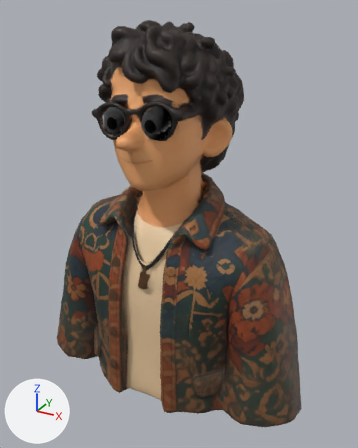
Two versions of the glTF model resume/models/me.glb, one commit apart.
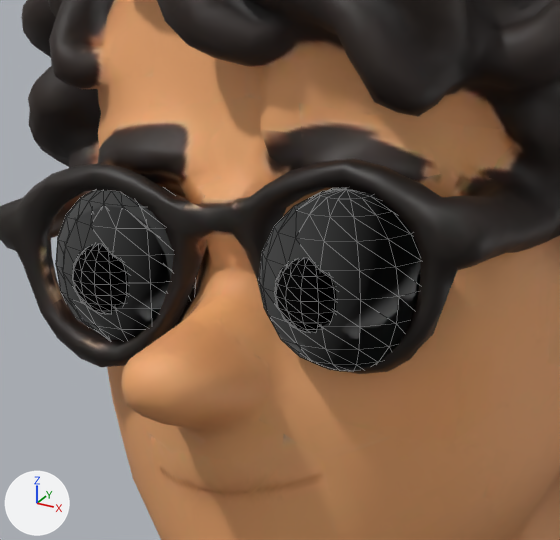
Each version appears first whole from a 50 mm camera at (1.232, -2.126, 1.062) aimed at (0.051, 0.022, -0.012), and next in a close-up on the part from 26% to 55% of the width and 16% to 38% of the height. The axes (+X, +Y, +Z) are drawn at lower left. The lights are the same throughout. The older version's two pictures come first. The close-ups show mesh edges as thin lines. Vertices at exactly the same position are counted once.

The first close-up shows 'Mesh_0', 'eye1', 'eye1-pupil', 'eye2', 'eye2-pupil', 'plateL', 'plateR'.
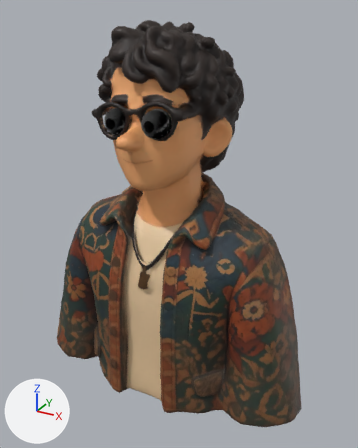
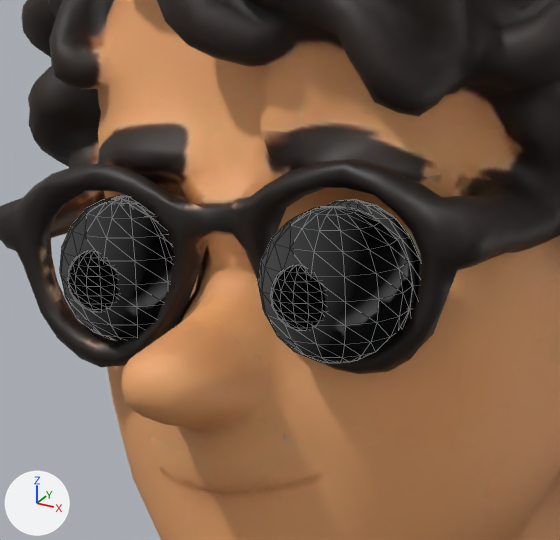
Where the change shows, as pixel boxes (x1, y1, x2, y2) in the close-ups (560 x 540 px; the box of a moved part takes in the faces that stretch with it):
'eye2', moved, rescaled: before (259, 189, 420, 371); after (258, 206, 412, 363)
'eye1', moved, rescaled: before (62, 188, 171, 340); after (60, 196, 174, 340)
'eye2-pupil', moved, rescaled (10% narrower, 11% shorter): before (274, 259, 336, 332); after (270, 266, 326, 331)
'eye1-pupil', moved, rescaled (11% narrower, 11% shorter): before (72, 245, 128, 314); after (68, 251, 118, 312)
'plateL', rescaled (mostly hidden afterwards): before (56, 191, 195, 338); after (81, 198, 173, 251)
'plateR', rescaled (mostly hidden before): before (330, 188, 347, 190); after (327, 200, 420, 328)
part 2 of me_pupil, moved or reshaped: before (72, 245, 336, 332); after (68, 251, 326, 331)
part 4 of me_whiteplate, moved or reshaped (mostly hidden): before (56, 188, 347, 338); after (81, 198, 420, 328)

What changed in the scene script:
```text
Change me_eye1:
    used by ob_eye1; location = (-0.131, -0.22, 0.57)
    remove me_eye1.from_pydata(...)  # 151 vertices, 266 faces; spans x -0.0735..0.0735, y -0.0717..0.0717, z -0.0735..0.0735
    add me_eye1.from_pydata(...)  # 151 vertices, 266 faces; spans x -0.063..0.063, y -0.0614..0.0614, z -0.063..0.063
    me_eye1 part 1: the whole mesh is scaled about its middle by 0.857
Change me_pupil:
    used by ob_eye1_pupil; parent = ob_eye1; location = (0.0, -0.054, 0.0)
    remove me_pupil.from_pydata(...)  # 151 vertices, 266 faces; spans x -0.0315..0.0315, y -0.0307..0.0307, z -0.0315..0.0315
    add me_pupil.from_pydata(...)  # 151 vertices, 266 faces; spans x -0.027..0.027, y -0.0263..0.0263, z -0.027..0.027
    me_pupil part 2: the whole mesh is scaled about its middle by 0.857
Change me_eye2:
    used by ob_eye2; location = (0.103, -0.265, 0.59)
    remove me_eye2.from_pydata(...)  # 151 vertices, 266 faces; spans x -0.0735..0.0735, y -0.0717..0.0717, z -0.0735..0.0735
    add me_eye2.from_pydata(...)  # 151 vertices, 266 faces; spans x -0.063..0.063, y -0.0614..0.0614, z -0.063..0.063
    me_eye2 part 3: the whole mesh is scaled about its middle by 0.857
Change me_whiteplate:
    used by ob_platel; location = (-0.131, -0.25, 0.57); scale = (1.0, 0.3, 1.0)
    remove me_whiteplate.from_pydata(...)  # 151 vertices, 266 faces; spans x -0.0735..0.0735, y -0.0717..0.0717, z -0.0735..0.0735
    add me_whiteplate.from_pydata(...)  # 151 vertices, 266 faces; spans x -0.063..0.063, y -0.0614..0.0614, z -0.063..0.063
    me_whiteplate part 4: the whole mesh is scaled about its middle by 0.857
Change ob_eye1:
    ob_eye1.location: (-0.131, -0.22, 0.57) -> (-0.131, -0.24, 0.57)
Change ob_eye1_pupil:
    ob_eye1_pupil.location: (0.0, -0.054, 0.0) -> (0.0, -0.048, 0.0)
Change ob_eye2:
    ob_eye2.location: (0.103, -0.265, 0.59) -> (0.103, -0.285, 0.59)
Change ob_eye2_pupil:
    ob_eye2_pupil.location: (0.0, -0.054, 0.0) -> (0.0, -0.048, 0.0)
```
